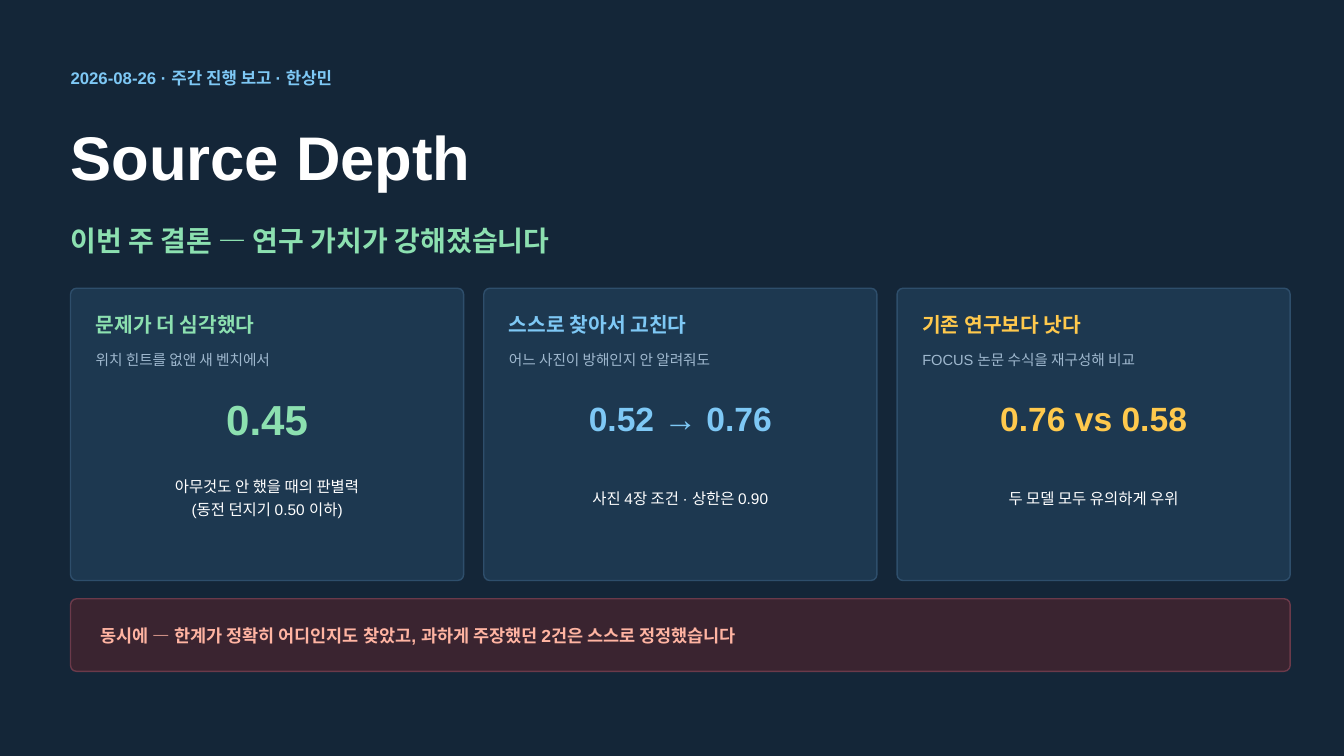
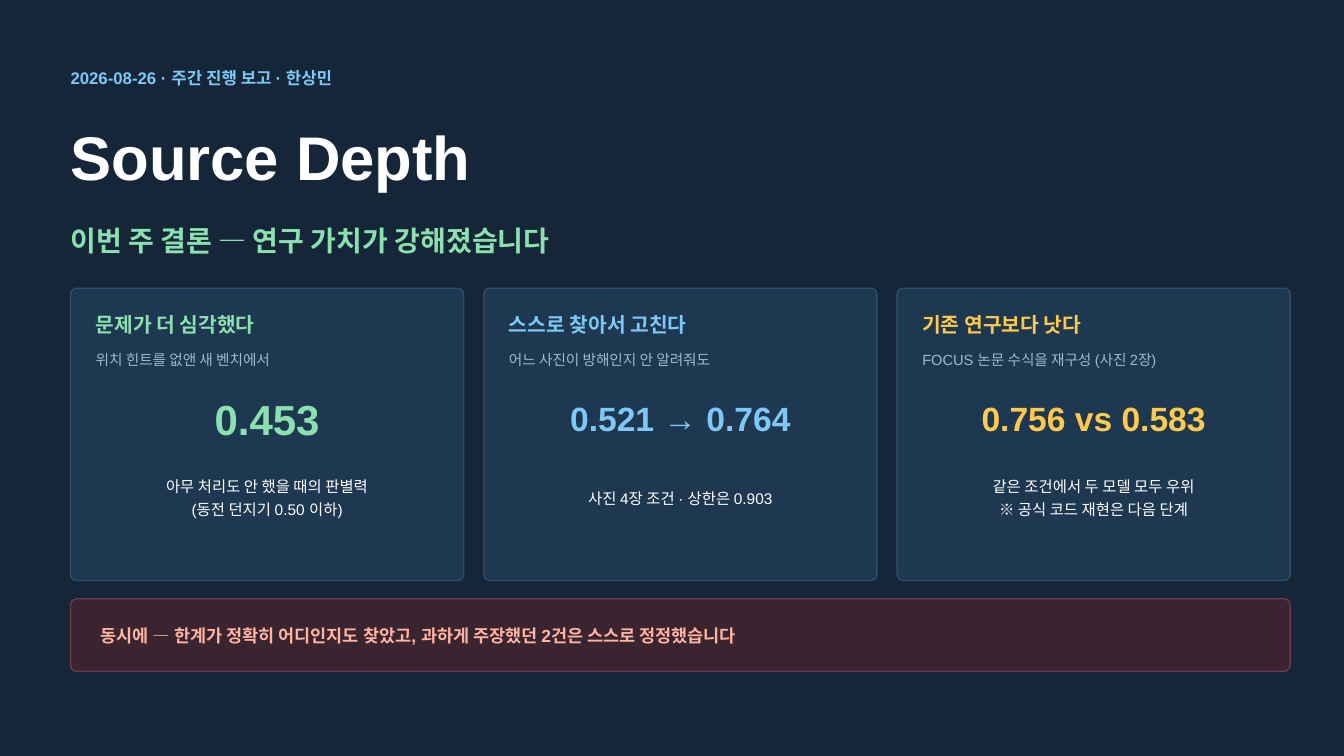
Before and after one commit to hsmai/Source-Depth, a slide deck: slide 1 of meeting/SourceDepth_8.26_v10.pptx. Drawn at 1344x756 pixels with LibreOffice and Linux fonts; fonts in the diff are those of the drawing. Boxes give left, top, right and bottom in pixels: in the first picture for what was removed or moved away, otherwise in the second. Text is boxed around its words. In the diff, an @@ line names an element or a change of style, - is before the commit and + after.

```diff
--- a/meeting/SourceDepth_8.26_v10.pptx
+++ b/meeting/SourceDepth_8.26_v10.pptx
@@ text at (x1=922, y1=353, x2=1156, y2=368): text changed @@
-FOCUS 논문 수식을 재구성해 비교
+FOCUS 논문 수식을 재구성 (사진 2장)
@@ text at (x1=215, y1=405, x2=320, y2=436): text changed @@
-0.45
+0.453
@@ text at (x1=570, y1=407, x2=790, y2=432): text changed @@
-0.52 → 0.76
+0.521 → 0.764
@@ text at (x1=982, y1=407, x2=1206, y2=432): text changed @@
-0.76 vs 0.58
+0.756 vs 0.583
@@ text at (x1=166, y1=479, x2=368, y2=494): text changed @@
-아무것도 안 했을 때의 판별력
+아무 처리도 안 했을 때의 판별력
@@ text at (x1=993, y1=479, x2=1194, y2=517): text changed @@
-두 모델 모두 유의하게 우위
+같은 조건에서 두 모델 모두 우위
+※ 공식 코드 재현은 다음 단계
@@ text at (x1=588, y1=491, x2=773, y2=505): text changed @@
-사진 4장 조건 · 상한은 0.90
+사진 4장 조건 · 상한은 0.903
```
Also in this commit, not shown: 3 other slides changed, 7 other files.
